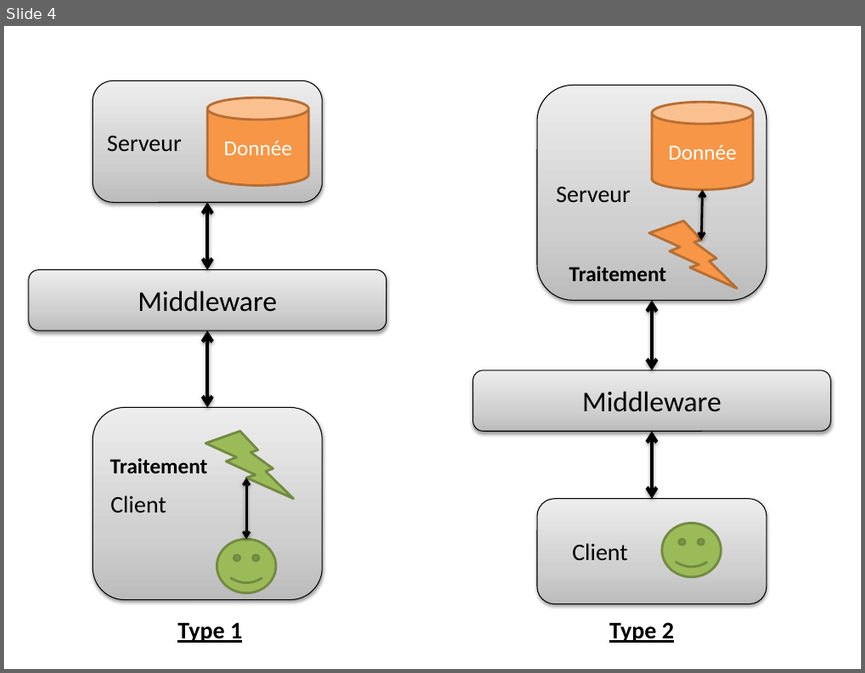
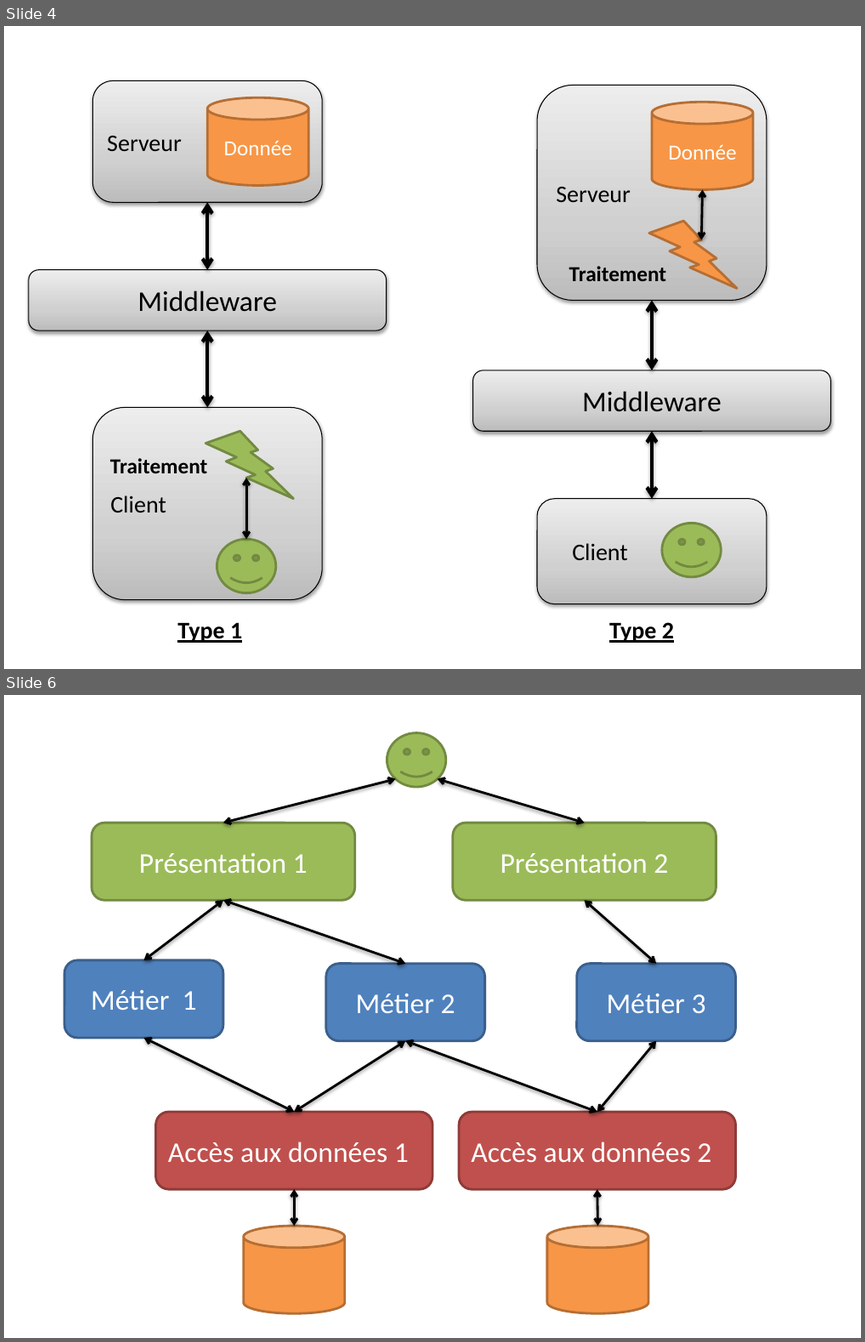
Before and after one commit to dduportal/dduportal.github.io, a slide deck: cours/ensg-asi-2014/src/raws/img_gen.pptx. Shown one above the other, each under a label of ours: slide 4 before the commit, slides 4 and 6 after it; the slides between them are not shown. The pictures are 865x673 and 865x1342 pixels, drawn with LibreOffice and Linux fonts; fonts in the diff are those of the drawing. Boxes give left, top, right and bottom in pixels: in the first picture for what was removed or moved away, otherwise in the second. Text is boxed around its words. In the diff, an @@ line names an element or a change of style, - is before the commit and + after.

```diff
--- a/cours/ensg-asi-2014/src/raws/img_gen.pptx
+++ b/cours/ensg-asi-2014/src/raws/img_gen.pptx
@@ slide 6 added at <box>4,695,861,1338</box>, background #FFFFFF @@
@@ smiley face added at <box>387,732,446,787</box>, fill #9BBB59, outline #738A42 2 pt @@
@@ double arrow added from (396, 779) to (223, 823), #000000 2 pt @@
@@ double arrow added from (584, 823) to (438, 779), #000000 2 pt @@
@@ rounded rectangle added at <box>92,823,354,900</box>, fill #9BBB59, outline #738A42 2 pt, 24 pt, text #FFFFFF @@
+Présentation 1
@@ rounded rectangle added at <box>453,823,716,900</box>, fill #9BBB59, outline #738A42 2 pt, 24 pt, text #FFFFFF @@
+Présentation 2
@@ double arrow added from (223, 900) to (143, 959), #000000 2 pt @@
@@ double arrow added from (223, 900) to (406, 964), #000000 2 pt @@
@@ double arrow added from (584, 900) to (656, 964), #000000 2 pt @@
@@ rounded rectangle added at <box>65,959,223,1037</box>, fill #4F81BD, outline #3A5F8C 2 pt, 24 pt, text #FFFFFF @@
+Métier 1
@@ rounded rectangle added at <box>326,964,484,1040</box>, fill #4F81BD, outline #3A5F8C 2 pt, 24 pt, text #FFFFFF @@
+Métier 2
@@ rounded rectangle added at <box>576,964,735,1040</box>, fill #4F81BD, outline #3A5F8C 2 pt, 24 pt, text #FFFFFF @@
+Métier 3
@@ double arrow added from (143, 1038) to (295, 1111), #000000 2 pt @@
@@ double arrow added from (406, 1041) to (295, 1111), #000000 2 pt @@
@@ double arrow added from (406, 1041) to (597, 1111), #000000 2 pt @@
@@ double arrow added from (656, 1041) to (597, 1111), #000000 2 pt @@
@@ rounded rectangle added at <box>155,1111,432,1189</box>, fill #C0504D, outline #8E3B39 2 pt, 24 pt, text #FFFFFF @@
+Accès aux données 1
@@ rounded rectangle added at <box>459,1111,736,1189</box>, fill #C0504D, outline #8E3B39 2 pt, 24 pt, text #FFFFFF @@
+Accès aux données 2
@@ double arrow added from (295, 1189) to (295, 1225), #000000 2 pt @@
@@ double arrow added from (597, 1190) to (598, 1225), #000000 2 pt @@
@@ cylinder added at <box>244,1225,345,1313</box>, fill #F79646, outline #B76F34 2 pt @@
@@ cylinder added at <box>547,1225,648,1313</box>, fill #F79646, outline #B76F34 2 pt @@
```
Also in this commit, not shown: 1 slide changed, 2 other slides added, 17 other files.
